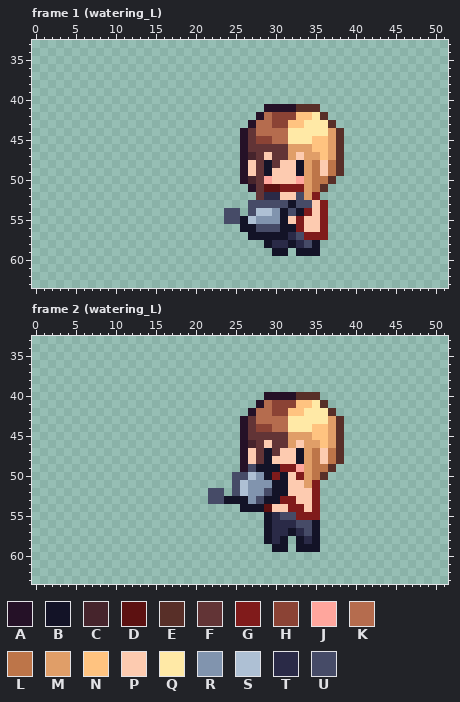
Pixel-art file, stored at server/asset/main char/farming animations.aseprite. Above: the version before the commit.
64x64 pixels, 82 frames. Colours within 5 levels of each other are drawn and written as one. Shown: frame 1 (watering_L): x 0..51, y 33..63; frame 2 (watering_L): x 0..51, y 33..63. The commit also changed other frames, which this record leaves out.
Visible layers, top first: "Layer 1", "base".
Palette (. is transparent): A #251127  B #131327  C #46242c  D #5c1111  E #582f28  F #623436  G #801b1b  H #8b4335  J #ffa69d  K #b56c4e  L #bd7549  M #e09e68  N #ffc380  P #fdcbb0  Q #ffe9a6  R #8194ae  S #aec0d4  T #2a2a47  U #464b67
Pixels before, frame 1 (watering_L), first column x 24:
41 .....AAAAEEE...
42 ....AKHHHNNQE..
43 ...AKKHHNNQQQE.
44 ..AFKKKKQQQQQME
45 ..AFHHKKQQQNNME
46 ..AFFFFFMMMNNME
47 ..ACFPFFMPMMNME
48 ..APFBFPPBMLPLE
49 ..APFBPPPBMLPLE
50 ..ACFJPPPJMLLE.
51 ...AFDDGGGMLE..
52 ....FTTPPUMG...
53 ...UUUUUBUUPG..
54 UU.USSRBUBGPG..
55 UUBSRRRBPGPPG..
56 ..BBUUUBBGPPG..
57 ...BBBBBTUGGG..
58 .....BTTBTUB...
59 ......BB.BBB...
Pixels before, frame 2 (watering_L), first column x 22:
40 .......AAAAEEE...
41 ......AKHHHNNQE..
42 .....AKKHHNNQQQE.
43 ....AFKKKKQQQQQME
44 ....AFHHKKQQQNNME
45 ....AFFFFFMMMNNME
46 ....ACFPFFMPMMNME
47 ....APFBFPPBMLPLE
48 ....APFBPPPBMLPLE
49 ....AUBBBGGJMLLE.
50 ...UUSRBGBPGMLE..
51 ...USRRRBBPPMG...
52 UU.USRRUBBPPPG...
53 UUBBBRUBBGGPPG...
54 ....BBBDPPGGPG...
55 .......BTUUGGG...
56 .......BTTTUUB...
57 .......BTTBTUB...
58 .......BTB.BTB...
59 ........BB.BBB...
The result:
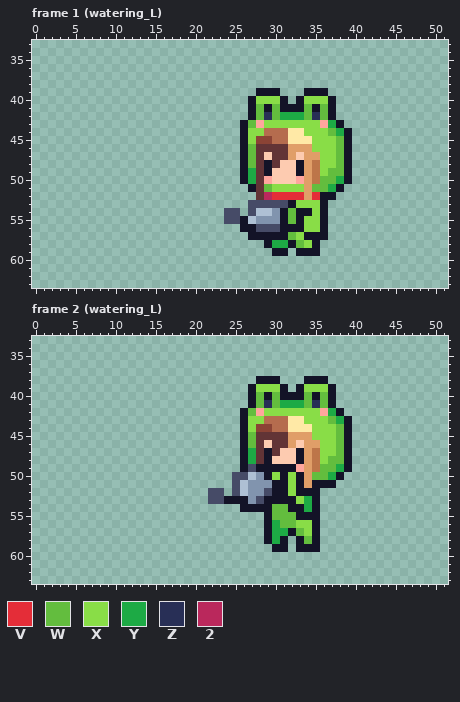
Colours new in this view: V #e42d38  W #63bd3e  X #89dd47  Y #1daa45  Z #282f56  2 #ba285c
Message: Feat: Tool animation now change with tool material
Changes in this commit:
layer "Frog outfit" now shown
Changed rows in their new state; - is an unchanged pixel.
Frame 1 (watering_L), layer "Frog outfit":
first column x 26:
39 --BBB---BBB---
40 -BXXXB-BXXXB--
41 -BWBWBBBWBWB--
42 -BWZWYYYWZWB--
43 BWJXXXXXXXJYB-
44 BXX-----XXXWYB
45 BX-------XXXWB
46 BW-------XXXWB
47 BW--------XXWB
48 BW--------XXWB
49 BY--------XWWB
50 BY--------WWYB
51 -B-WXXXX-WWYB-
52 ---2VVVV-VBB--
53 -------XXXB---
54 ------W-BXB---
55 ------WBXXB---
56 -------BXXB---
57 ------WXBBB---
58 ----YY-WX-----
Frame 2 (watering_L), layer "Frog outfit":
first column x 26:
38 --BBB---BBB---
39 -BXXXB-BXXXB--
40 -BWBWBBBWBWB--
41 -BWZWYYYWZWB--
42 BWJXXXXXXXJYB-
43 BXX-----XXXWYB
44 BX-------XXXWB
45 BW-------XXXWB
46 BW--------XXWB
47 BY--------XXWB
48 BY--------XWWB
49 B----BB---WWYB
50 ----X-XB-WWYB-
51 ------XB-BBB--
52 ------XBBB----
53 -----BBXYB----
54 ---BWWBBYB----
55 ----WWWBBB----
56 ----YWWXX-----
57 ----YY-WX-----
58 ----Y---W-----
Changed places in both pictures, as pixel boxes (x1, y1, x2, y2):
changed: (240, 88, 352, 248)
changed: (240, 376, 352, 544)
